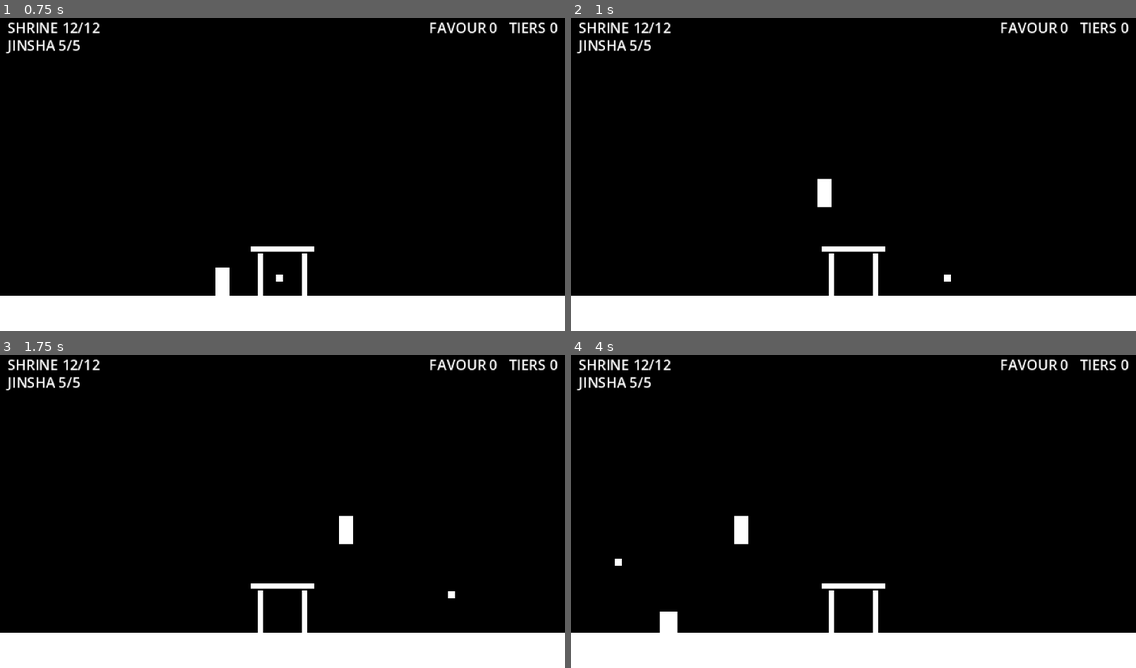
Above: before the commit, frames 1-4 (two rows, left to right).
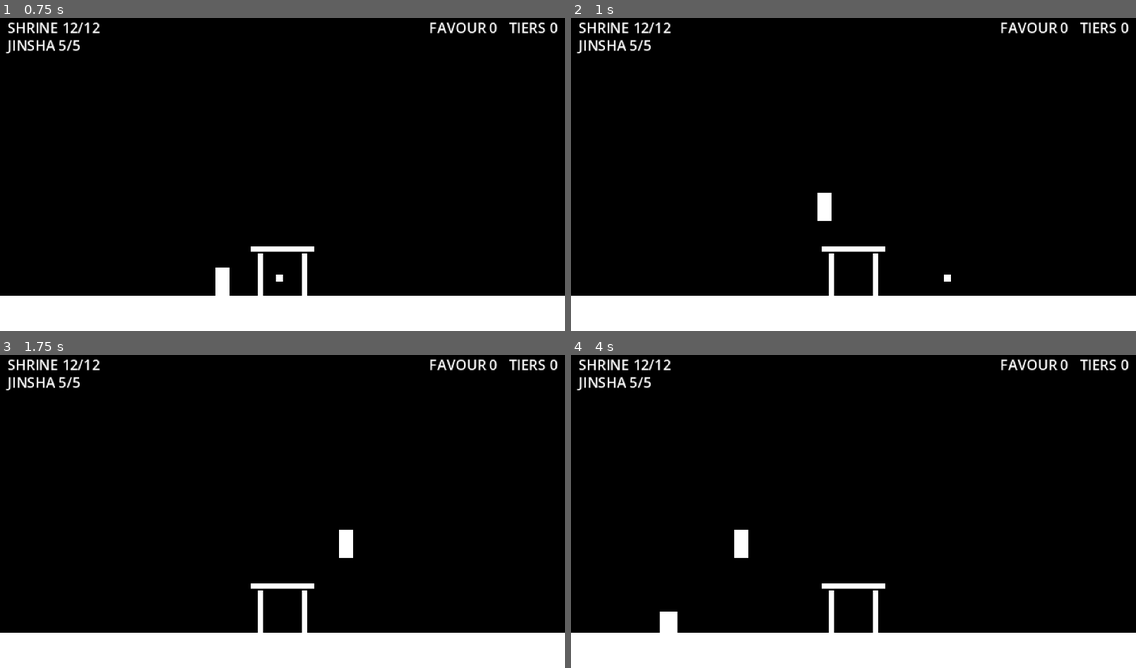
Above: after the commit, the same moments.

Repository: NickBaren101/b1t-jam-6
Game: Godot game, scene res://Scenes/Main/main.tscn
The game is run twice, just before and just after one commit, with the same random seed, the same clock (stepped at 60 frames per second) and the same inputs.
Inputs:
- Up to frame 1 (0.75 s): tap Enter at 0.5 s; hold D (move_right) from 0.53 s (still down); hold Z (shoot) from 0.53 s (still down)
- Up to frame 2 (1 s): keep holding D (move_right); keep holding Z (shoot); tap W (move_up) at 0.77 s
- Up to frame 3 (1.75 s): keep holding D (move_right); release Z (shoot) at 1.28 s; tap Z (shoot) at 1.35 s; tap W (move_up) at 1.52 s
- Up to frame 4 (4 s): release D (move_right) at 2.03 s; hold Z (shoot) 2.03-2.78 s; hold A (move_left) from 2.03 s (still down); tap Z (shoot) at 2.85 s; tap W (move_up) at 3.02, 3.77 s; hold Z (shoot) from 3.53 s (still down)

Frame 1 is identical in both runs. In frame 2, 0.2% of the frame differs, in the area x 43-47%, y 51-65%; in frame 3, 0.3%; in frame 4, 0.3%, in the area x 7-32%, y 51-68%.

Commit message:
tweaked some values

Diff:
--- a/Scripts/Player/player.gd
+++ b/Scripts/Player/player.gd
@@ -2,15 +2,15 @@
 
 const WALK_SPEED := 70.0
 @export_group("Shooting")
-@export var shoot_cooldown := 0.5     # base cooldown (s) while the shot has not hit anything
-@export var hit_cooldown := 0.25      # base cooldown (s) once a ground shot hits an enemy
+@export var shoot_cooldown := 1.5     # base cooldown (s) while the shot has not hit anything
+@export var hit_cooldown := 0.1      # base cooldown (s) once a ground shot hits an enemy
 @export var count_hit_cooldown_from_shot := true  # false = the hit cooldown starts at the moment of the hit
 @export var hold_to_fire := false      # false = one press per shot
 const INVULN_DURATION := 0.8
 const FLICKER_INTERVAL := 0.08
 
 # --- Jump: gravity and jump speed are derived from OVERSHOOT and APEX_TIME ---
-const OVERSHOOT := 10.0       # px the feet end up ABOVE the platform surface at the apex
+const OVERSHOOT := 2.0       # px the feet end up ABOVE the platform surface at the apex
 const APEX_TIME := 0.3        # s from takeoff to the apex (lower = snappier jump)
 const MAX_FALL_SPEED := 300.0
 const AIR_ACCEL := 40.0       # px/s², only slight steering in the air
